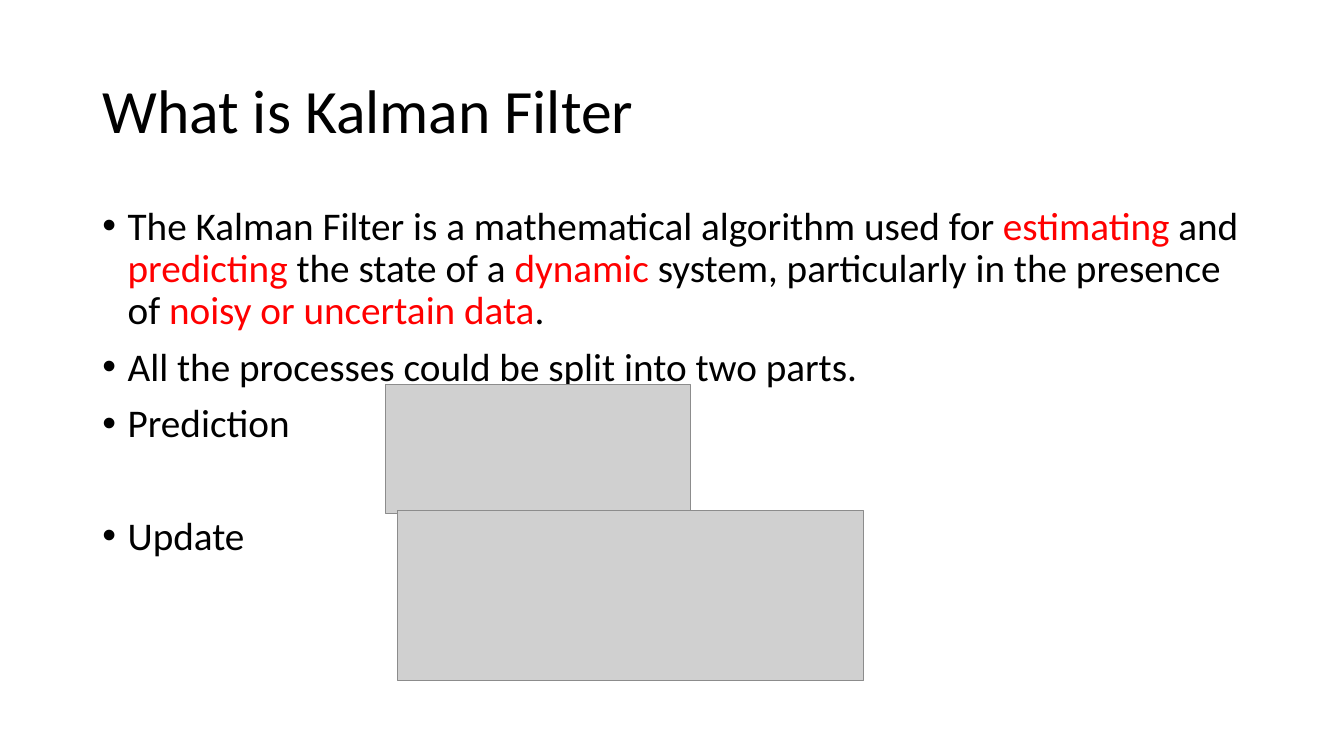
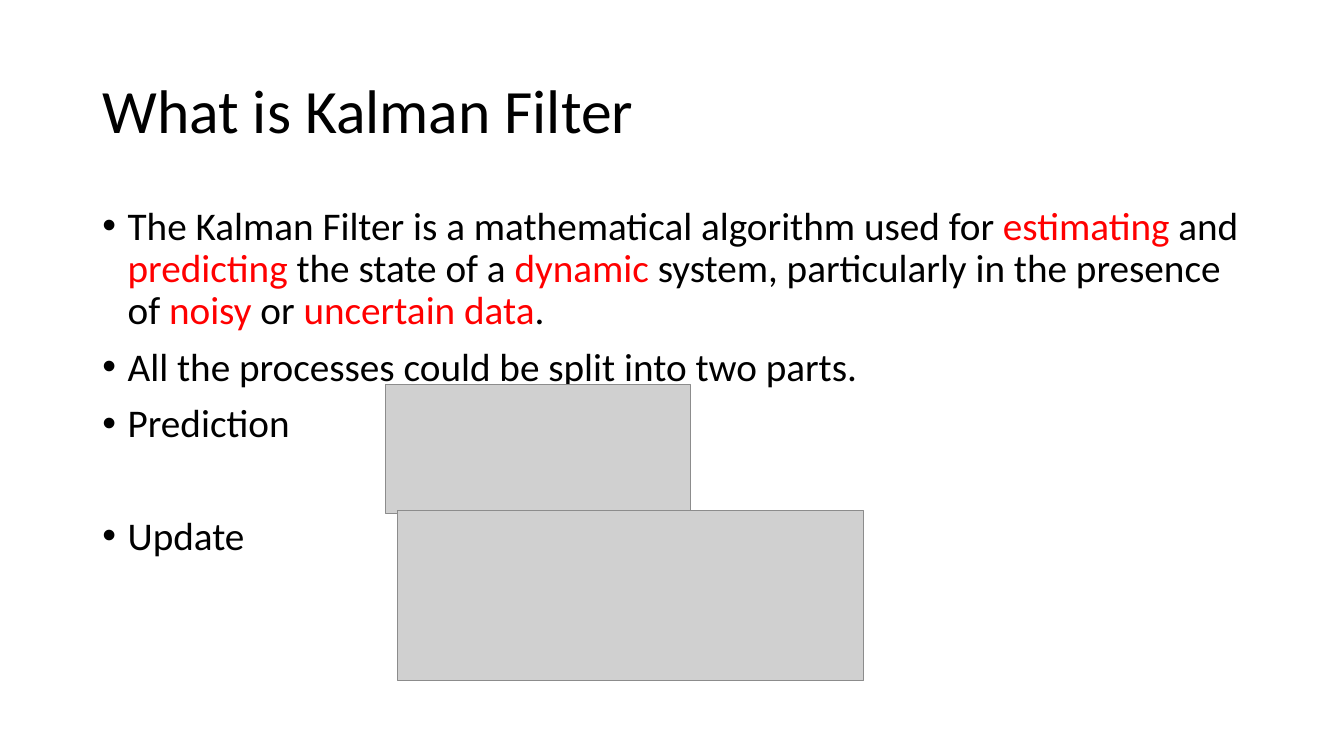
Before and after one commit to jet-w/jet-w.blog, a slide deck: slide 3 of src/.vuepress/public/data/unisa/AdvancedAnalytic1/project/Kalman Filter.pptx. Drawn at 1344x756 pixels with LibreOffice and Linux fonts; fonts in the diff are those of the drawing; grey boxes stand for pictures. Boxes give left, top, right and bottom in pixels: in the first picture for what was removed or moved away, otherwise in the second. Text is boxed around its words. In the diff, an @@ line names an element or a change of style, - is before the commit and + after.

Commit message:
Add something of Kalman Filter

```diff
--- a/src/.vuepress/public/data/unisa/AdvancedAnalytic1/project/Kalman Filter.pptx
+++ b/src/.vuepress/public/data/unisa/AdvancedAnalytic1/project/Kalman Filter.pptx
@@ text at <box>128,212,1238,331</box>: text colour #FF0000 to #000000 in "or" @@
```
Also in this commit, not shown: 1 other slide changed, 2 slides added.
